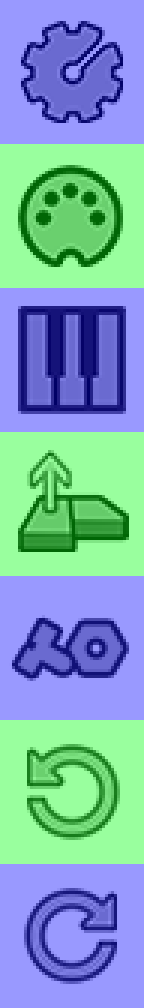
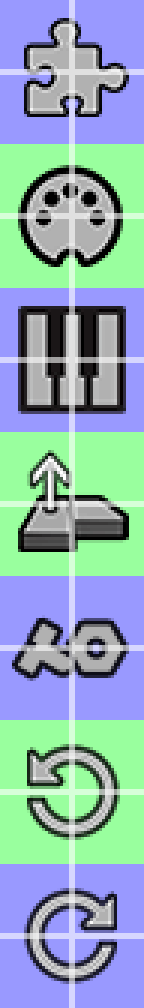
Layers edited between the first and the second (144, 1008) image:
added layer "crosshairs" (60%) above "Factory" over [0,0,144,1008]
moved "Factory" above "48x48", painted on it over [9,18,129,984]
